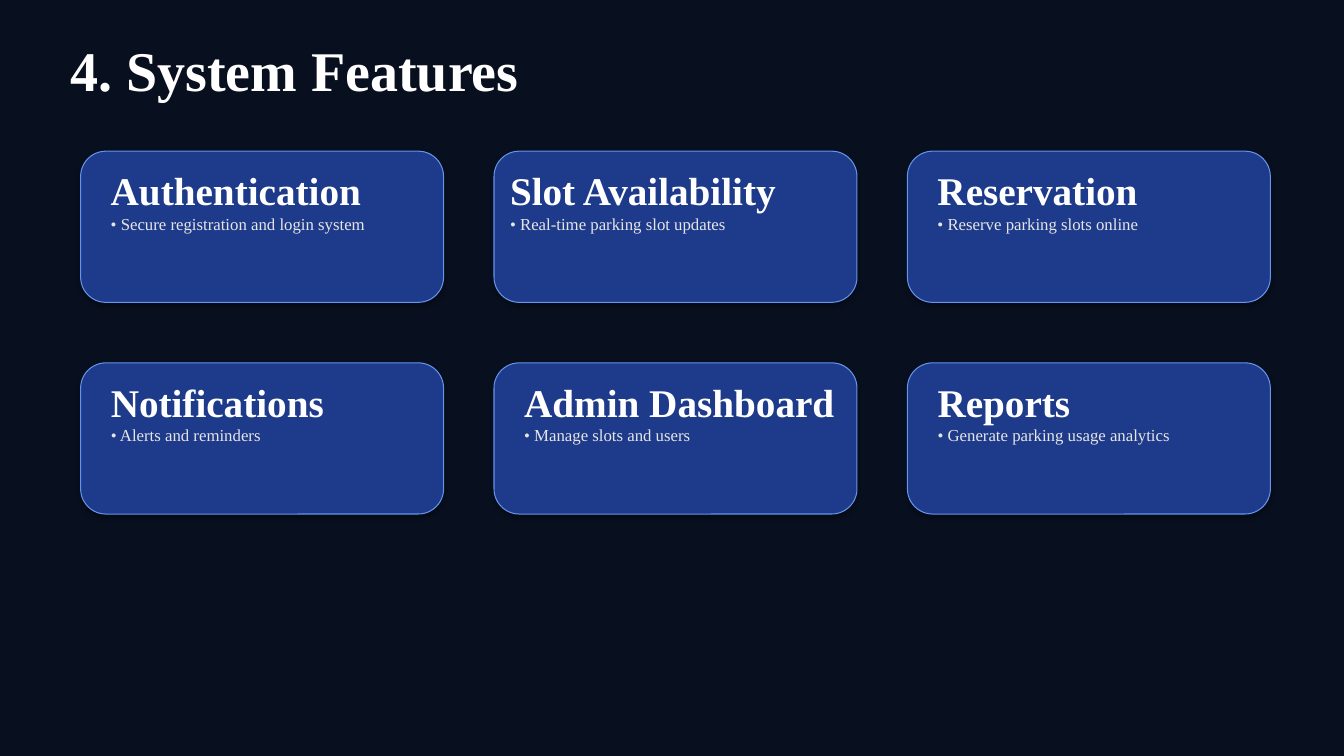
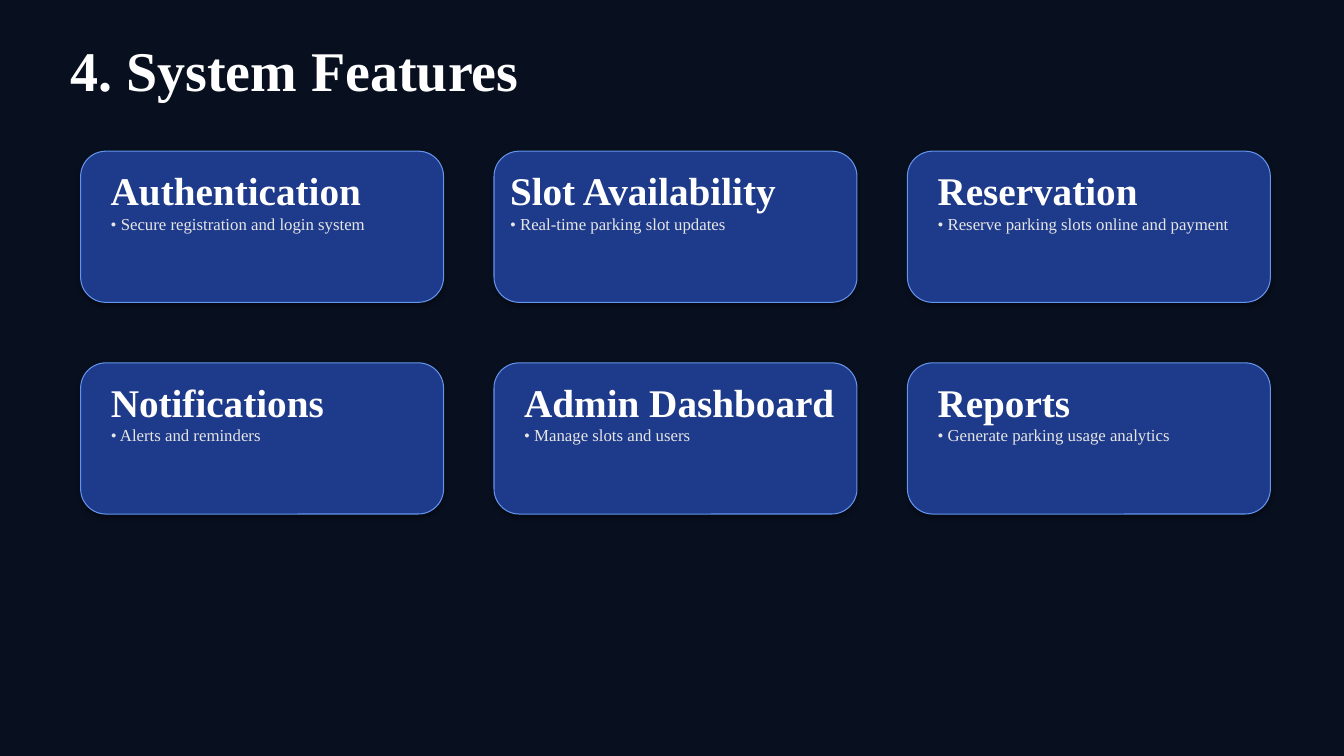
Before and after one commit to samuelotobo/Software-Engineering-Project-, a slide deck: slide 6 of Software_Engineering_Proposal_Presentation.pptx. Drawn at 1344x756 pixels with LibreOffice and Linux fonts; fonts in the diff are those of the drawing. Boxes give left, top, right and bottom in pixels: in the first picture for what was removed or moved away, otherwise in the second. Text is boxed around its words. In the diff, an @@ line names an element or a change of style, - is before the commit and + after.

```diff
--- a/Software_Engineering_Proposal_Presentation.pptx
+++ b/Software_Engineering_Proposal_Presentation.pptx
@@ text at [948,218,1229,234]: text changed @@
-• Reserve parking slots online
+• Reserve parking slots online and payment
```
Also in this commit, not shown: 2 other files.
